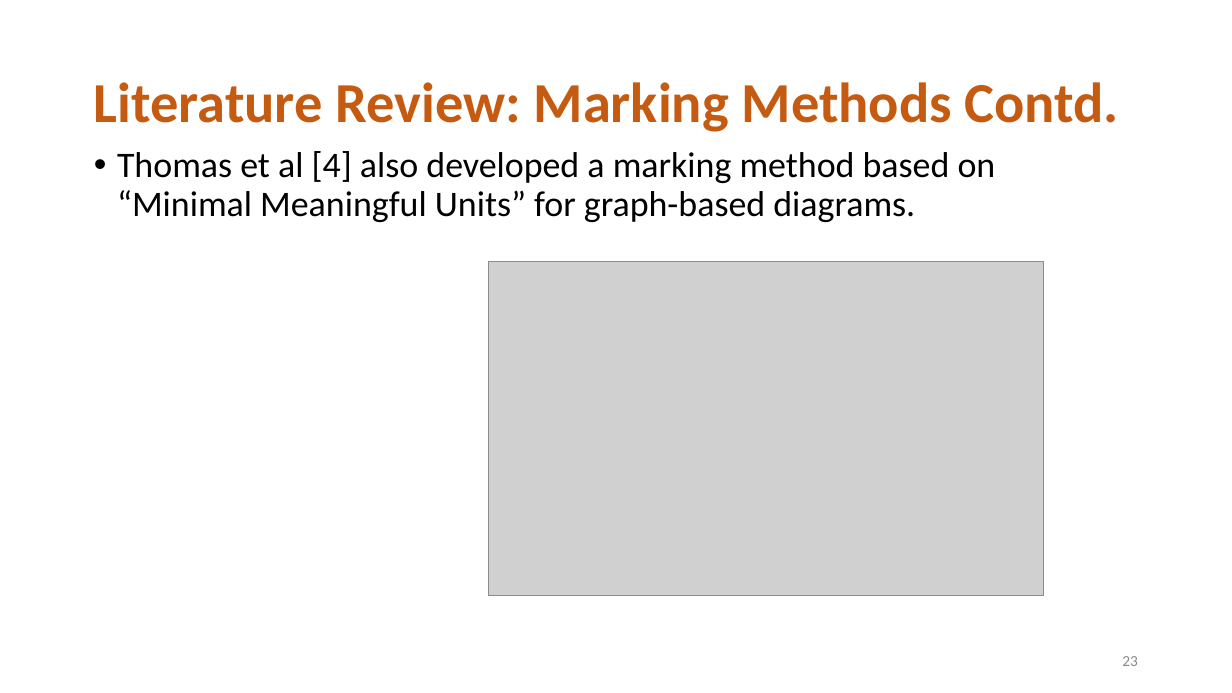
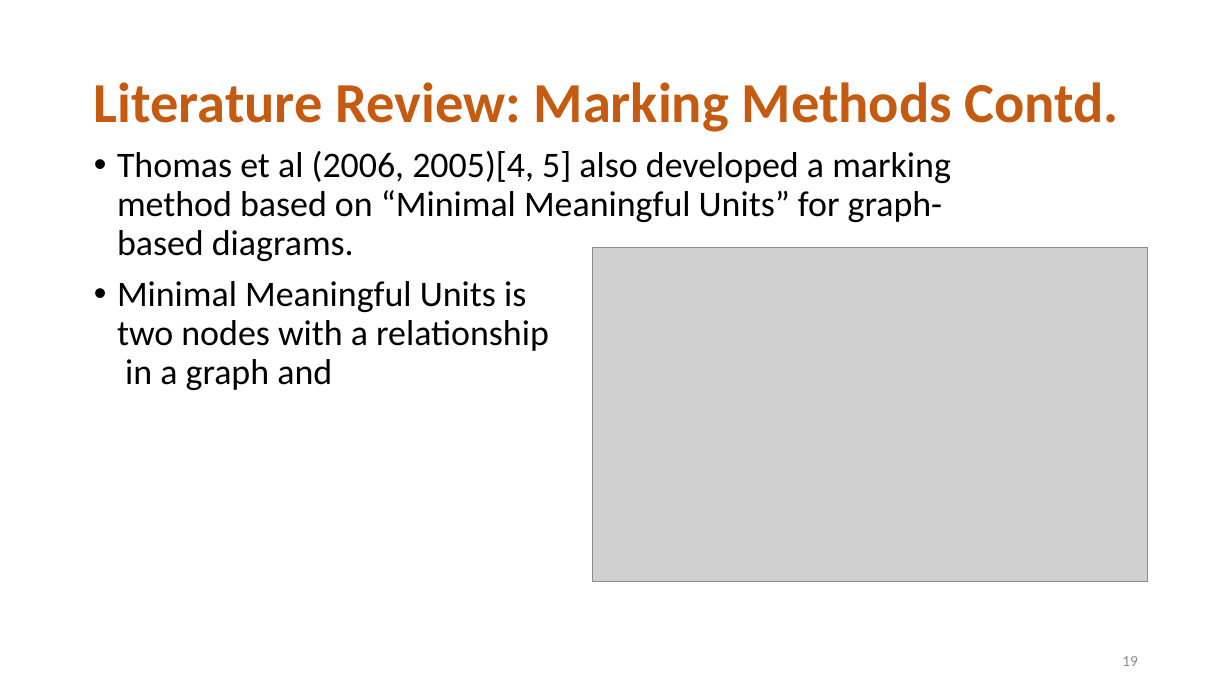
Before and after one commit to diunuge/Paper---Automatic-Assessment-of-Student-Answers-Consisting-of-Venn-and-Euler-Diagrams, a slide deck: slide 19 of MSc review/2/MSC review.pptx (slide 23 before the commit). Drawn at 1232x693 pixels with LibreOffice and Linux fonts; fonts in the diff are those of the drawing; grey boxes stand for pictures; background and template pictures are left out. Boxes give left, top, right and bottom in pixels: in the first picture for what was removed or moved away, otherwise in the second. Text is boxed around its words. In the diff, an @@ line names an element or a change of style, - is before the commit and + after.

```diff
--- a/MSc review/2/MSC review.pptx
+++ b/MSc review/2/MSC review.pptx
@@ text at (117, 151, 951, 390): text changed @@
-• Thomas et al [4] also developed a marking method based on “Minimal Meaningful Units” for graph-based diagrams.
+• Thomas et al (2006, 2005)[4, 5] also developed a marking method based on “Minimal Meaningful Units” for graph-based diagrams.
+• Minimal Meaningful Units is
+  two nodes with a relationship
+  in a graph and
@@ picture: place and size @@
-picture at (488, 262, 1043, 595)
+picture at (592, 248, 1148, 581)
@@ page number at (1122, 656, 1138, 666): text changed @@
-23
+19
```
Also in this commit, not shown: 18 other slides changed, 4 slides added, 9 slides removed, 7 other files.
